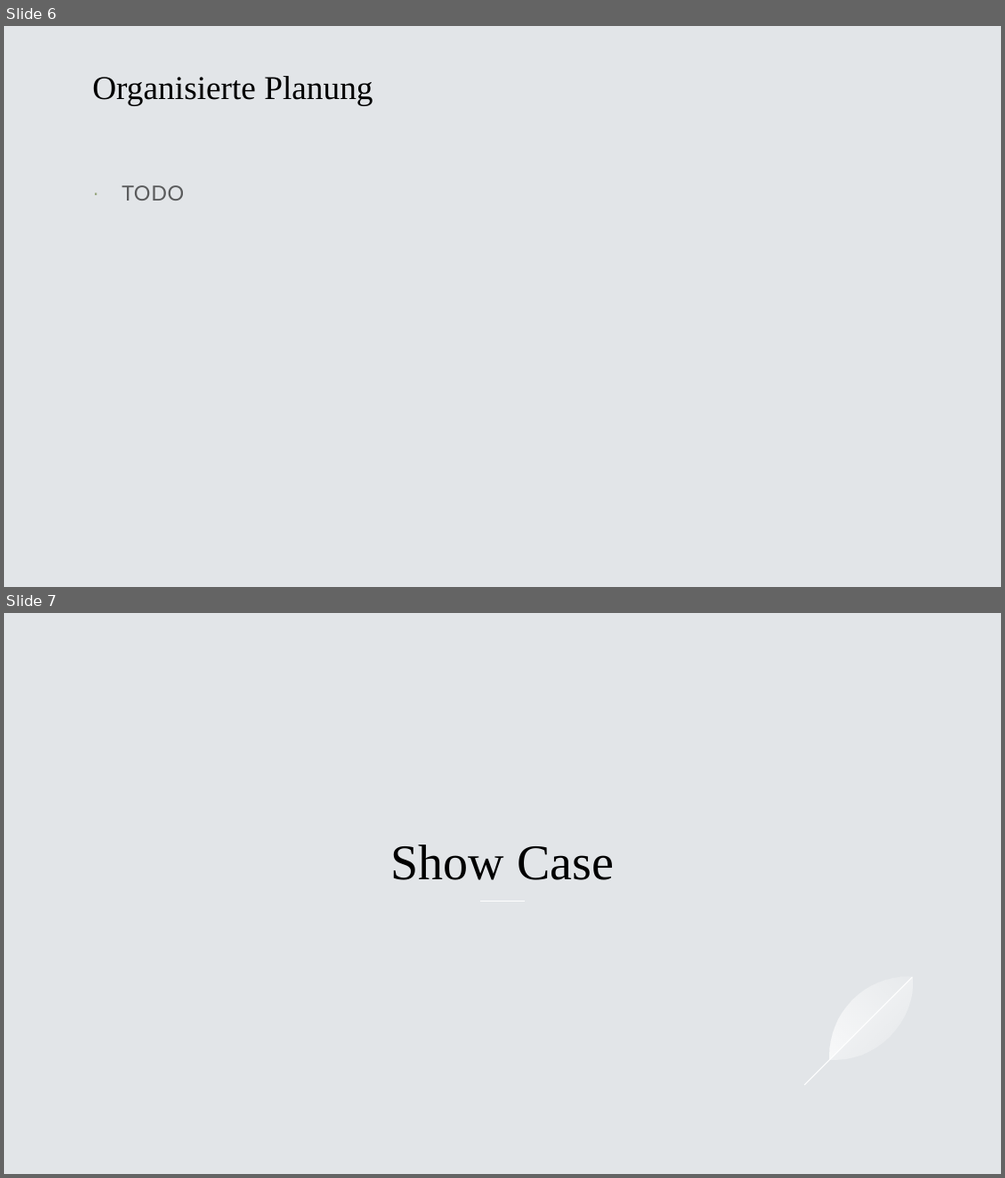
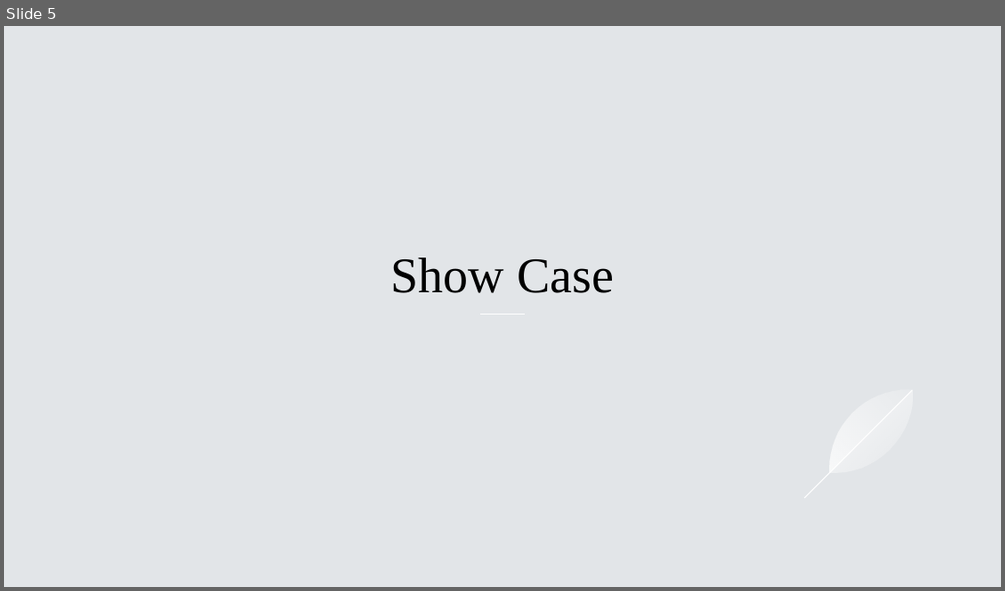
Before and after one commit to BitPaw/C_Socket, a slide deck: Dokumente/BVS.pptx. Shown one above the other, each under a label of ours: slides 6 and 7 before the commit, slide 5 after it. The pictures are 1005x1178 and 1005x591 pixels, drawn with LibreOffice and Linux fonts; fonts in the diff are those of the drawing. Boxes give left, top, right and bottom in pixels: in the first picture for what was removed or moved away, otherwise in the second. Text is boxed around its words. In the diff, an @@ line names an element or a change of style, - is before the commit and + after.

```diff
--- a/Dokumente/BVS.pptx
+++ b/Dokumente/BVS.pptx
@@ slide 6 removed at bbox=[4, 26, 1001, 587], background #E2E5E8 @@
@@ title removed at bbox=[92, 76, 372, 105] @@
-Organisierte Planung
@@ text removed at bbox=[121, 185, 184, 200] @@
-· TODO
@@ what was slide 7 is now slide 5 @@
```
Also in this commit, not shown: 4 slides changed, 2 slides added, 3 other slides removed, 4 other files.
